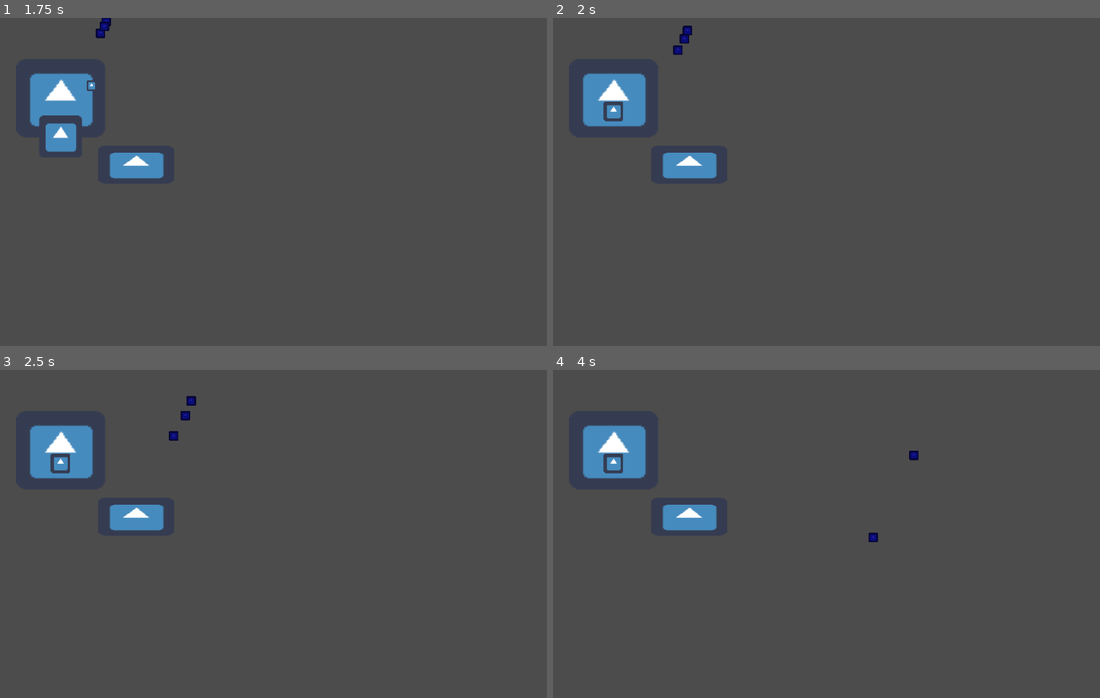
Above: before the commit, frames 1-4 (two rows, left to right).
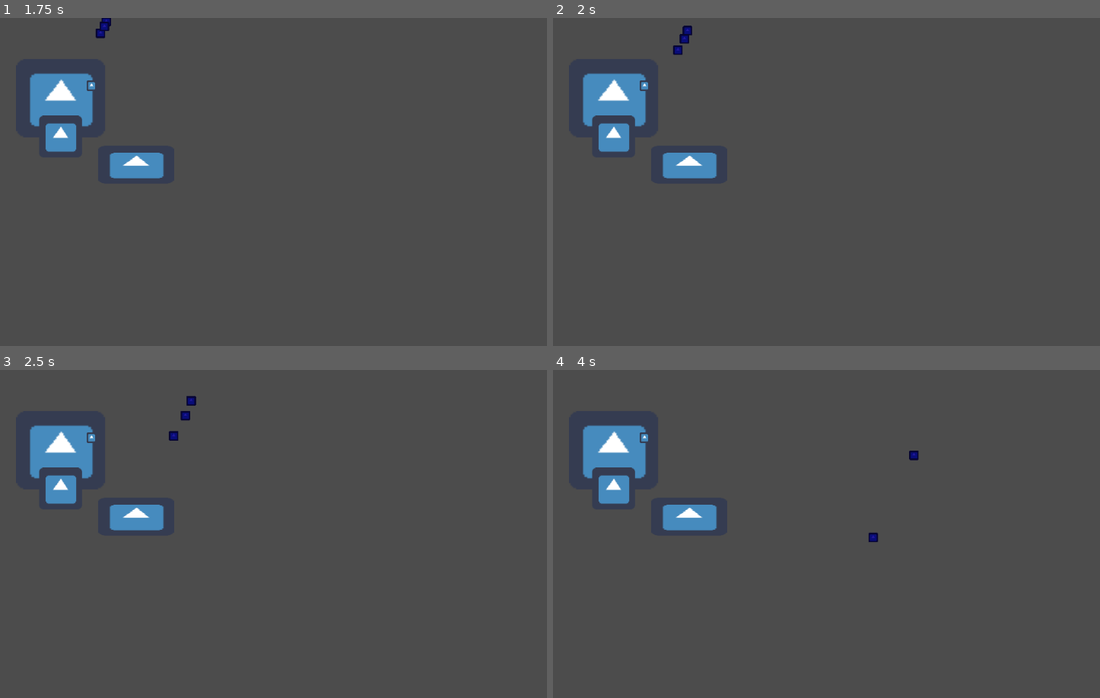
Above: after the commit, the same moments.

Repository: ljweeks/KSU_Fall2022GameJam
Game: Godot game, scene res://PowerTestScene.tscn
Same seed, same stepped clock (60 frames per second), same inputs: the game is played once before the commit and once after it. This scene is started directly instead of the project's main scene. The engine's default icon, where the game draws it, is replaced by a stand-in: a white triangle on a blue panel in a dark square.
Inputs (mouse positions are in pixels of both pictures, inside the frame that each line leads up to):
- Up to frame 1 (1.75 s): tap Enter at 0.5 s; move the mouse to (229, 267) at 0.52 s; hold W (player_up) from 0.53 s (still down); click (229, 267) at 0.6 s; move the mouse to (443, 250) at 1.27 s; right-click (443, 250) at 1.35 s
- Up to frame 2 (2 s): keep holding W (player_up)
- Up to frame 3 (2.5 s): move the mouse to (76, 494) at 2.02 s; release W (player_up) at 2.03 s; hold A (player_left) from 2.03 s (still down); click (76, 494) at 2.1 s
- Up to frame 4 (4 s): move the mouse to (842, 547) at 2.77 s; right-click (842, 547) at 2.85 s; move the mouse to (717, 458) at 3.52 s; release A (player_left) at 3.53 s; hold S (player_down) from 3.53 s (still down); click (717, 458) at 3.6 s

Frame 1 is identical in both runs. In frame 2, 0.7% of the frame differs, in the area x 7-18%, y 19-41%; in frame 3, 0.7%; in frame 4, 0.7%.

Commit message:
turned battery kick out off

Diff:
--- a/Interactables/PowerObjects/BatteryHolder.gd
+++ b/Interactables/PowerObjects/BatteryHolder.gd
@@ -41,8 +41,8 @@
 		newBattery.sleeping = true
 		$PowerArea.providingPower = true
 
-		yield(get_tree().create_timer(1.0), "timeout")
-		removeBattery()
+		#yield(get_tree().create_timer(1.0), "timeout")
+		#removeBattery()
 
 
 func _on_BatteryGrabArea_body_entered(body):
